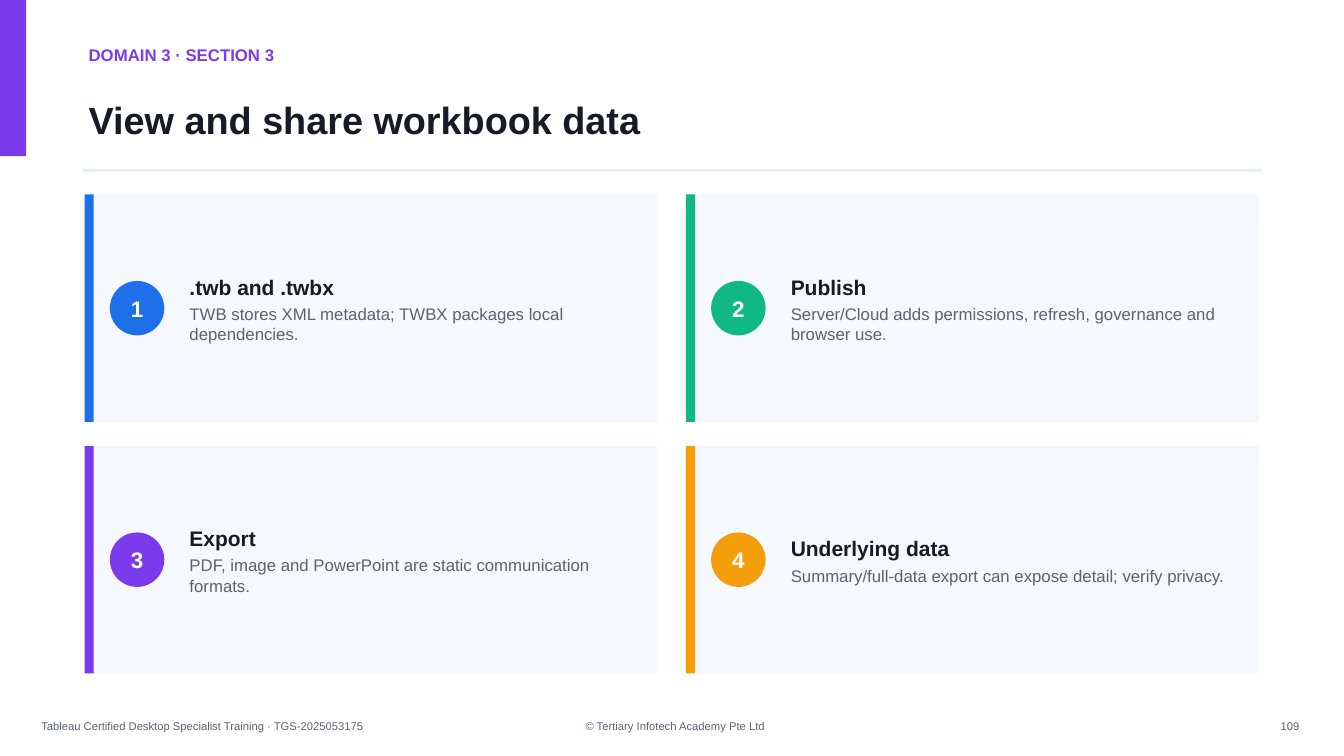
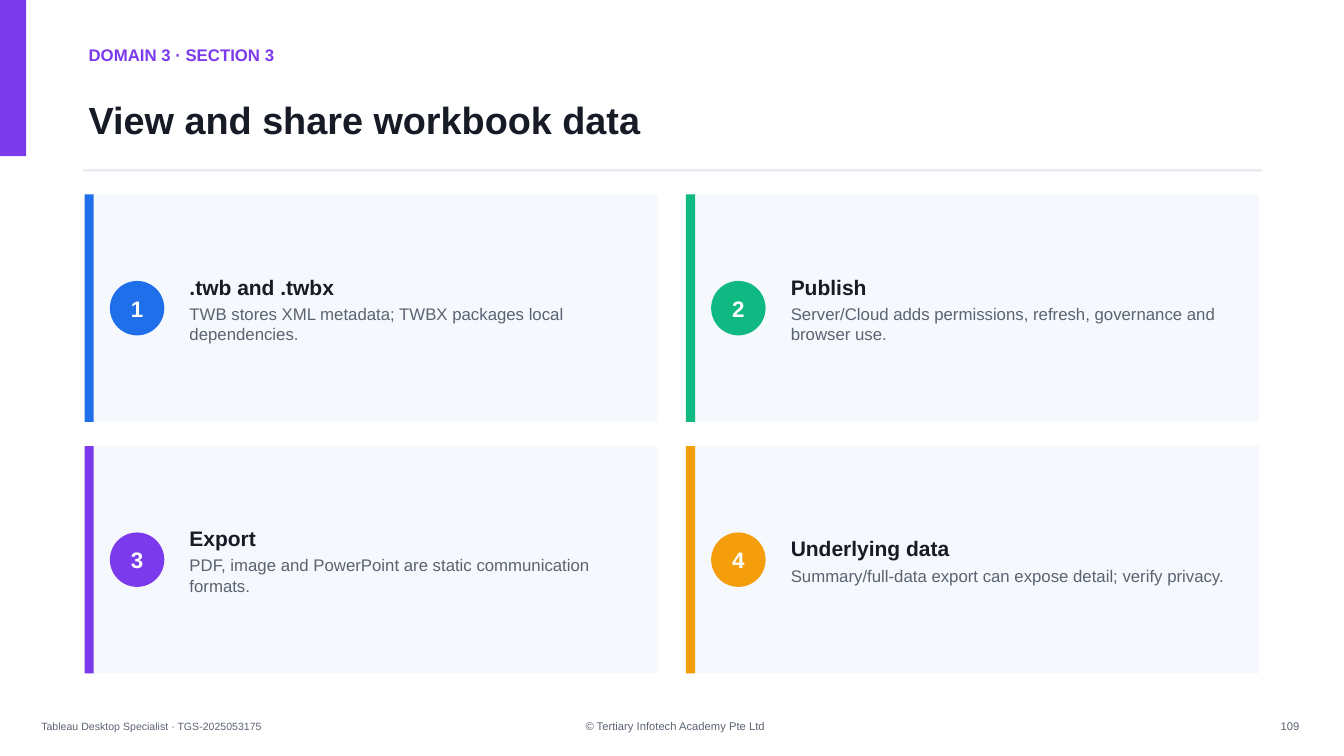
Before and after one commit to tertiarycourses/TGS-2025053175---Tableau-Certified-Desktop-Specialist-Training, a slide deck: slide 109 of courseware/Tableau Certified Desktop Specialist Training-v4.pptx. Drawn at 1344x756 pixels with LibreOffice and Linux fonts; fonts in the diff are those of the drawing. Boxes give left, top, right and bottom in pixels: in the first picture for what was removed or moved away, otherwise in the second. Text is boxed around its words. In the diff, an @@ line names an element or a change of style, - is before the commit and + after.

```diff
--- a/courseware/Tableau Certified Desktop Specialist Training-v4.pptx
+++ b/courseware/Tableau Certified Desktop Specialist Training-v4.pptx
@@ text at (x1=41, y1=722, x2=262, y2=732): text changed; size 8 to 7.5 pt @@
-Tableau Certified Desktop Specialist Training · TGS-2025053175
+Tableau Desktop Specialist · TGS-2025053175
```
Also in this commit, not shown: 150 other slides changed, 15 other files.
